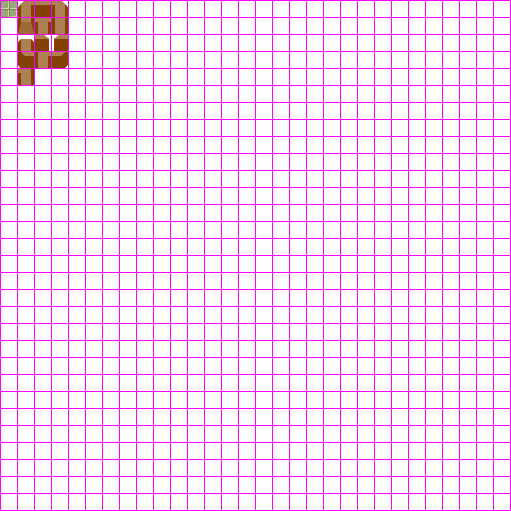
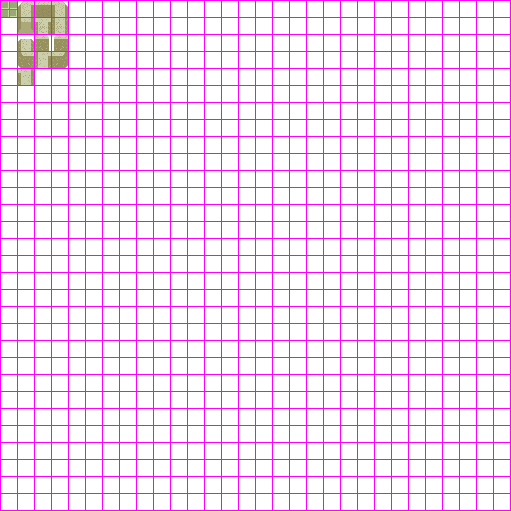
Revision of a layered 511x511 image; what changed, layer by layer:
added layer "Layer 13" in group "BackgroundLayer" over (x1=54, y1=35, x2=68, y2=51)
added layer "Layer 12" in group "BackgroundLayer" over (x1=35, y1=52, x2=51, y2=68)
added layer "Layer 11" in group "BackgroundLayer" over (x1=18, y1=69, x2=34, y2=85)
added layer "Layer 10" in group "BackgroundLayer" over (x1=52, y1=52, x2=68, y2=68)
added layer "Layer 9" in group "BackgroundLayer" over (x1=18, y1=39, x2=34, y2=51)
added layer "Layer 8" in group "BackgroundLayer" over (x1=35, y1=18, x2=51, y2=34)
added layer "Layer 7" in group "BackgroundLayer" over (x1=35, y1=35, x2=49, y2=51)
added layer "Layer 6" in group "BackgroundLayer" over (x1=18, y1=18, x2=34, y2=34)
added layer "Layer 5" in group "BackgroundLayer" over (x1=18, y1=1, x2=34, y2=17)
added layer "Layer 4" in group "BackgroundLayer" over (x1=35, y1=1, x2=51, y2=17)
added layer "Layer 3" in group "BackgroundLayer" over (x1=52, y1=18, x2=68, y2=34)
added layer "Layer 2" in group "BackgroundLayer" over (x1=52, y1=1, x2=68, y2=17)
added layer "Layer 1" in group "BackgroundLayer" over (x1=18, y1=52, x2=34, y2=68)
